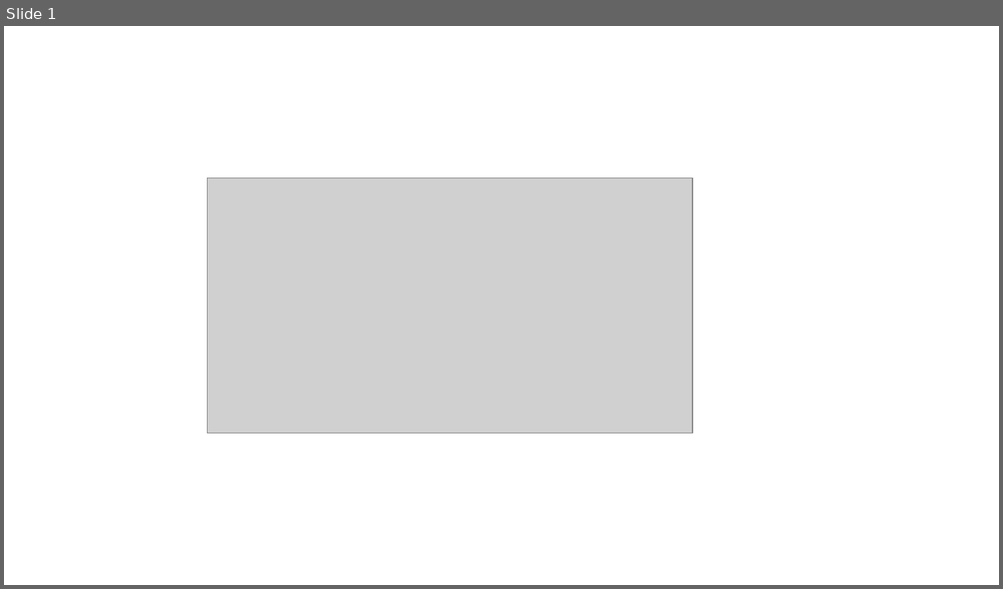
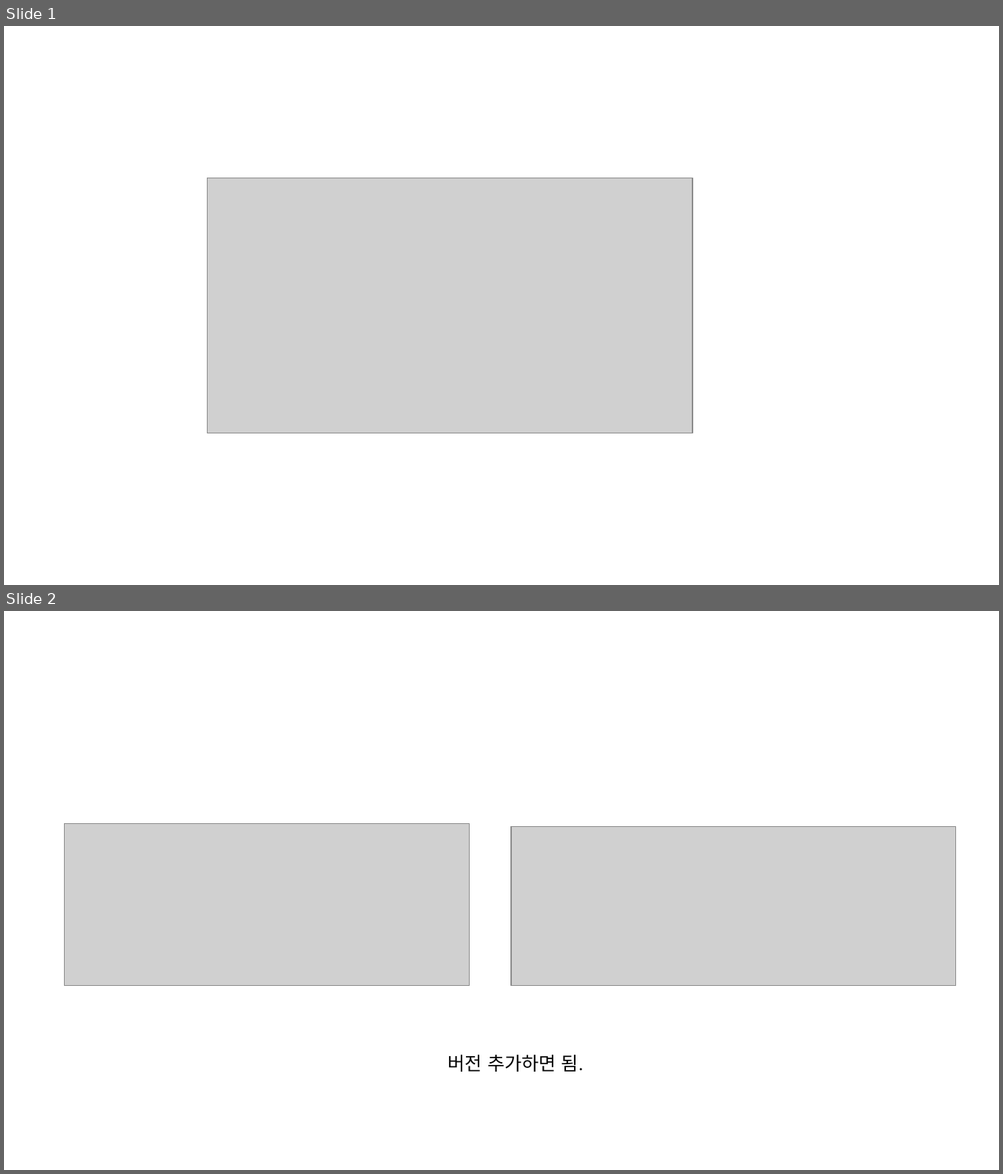
Before and after one commit to osj3474/Spring-Note, a slide deck: 02-스프링 프레임워크 핵심 기술/assets/image.pptx. Shown one above the other, each under a label of ours: slide 1 before the commit, slides 1 and 2 after it. The pictures are 1003x589 and 1003x1174 pixels, drawn with LibreOffice and Linux fonts; fonts in the diff are those of the drawing; grey boxes stand for pictures. Boxes give left, top, right and bottom in pixels: in the first picture for what was removed or moved away, otherwise in the second. Text is boxed around its words. In the diff, an @@ line names an element or a change of style, - is before the commit and + after.

```diff
--- a/02-스프링 프레임워크 핵심 기술/assets/image.pptx
+++ b/02-스프링 프레임워크 핵심 기술/assets/image.pptx
@@ slide 2 added at bbox=[4, 611, 999, 1170], background #FFFFFF @@
@@ picture added at bbox=[65, 823, 469, 985] @@
@@ picture added at bbox=[512, 826, 956, 985] @@
@@ text added at bbox=[448, 1055, 583, 1072], 18 pt, text #000000 @@
+버전 추가하면 됨.
```
Also in this commit, not shown: 1 slide removed, 17 other files.
